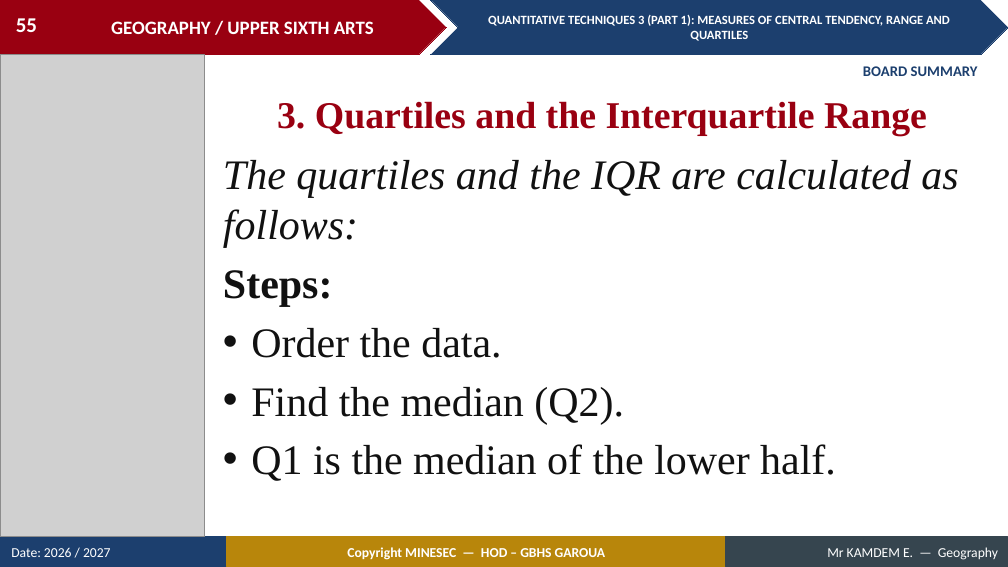
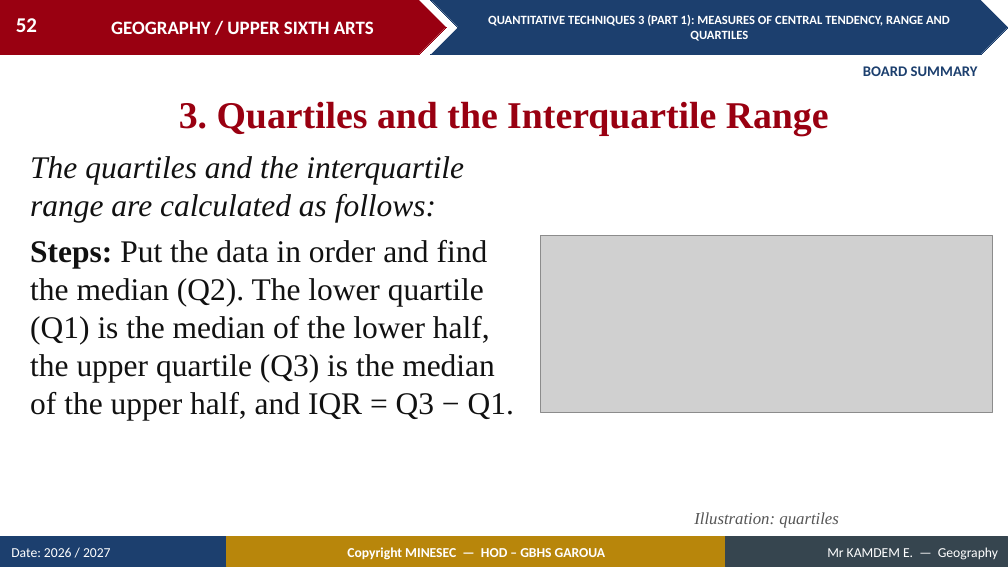
Before and after one commit to Berthautk/linea-github, a slide deck: slide 52 of lecons/USA/Practical Geography/12_USA_PRA_QT03a_Measures_of_Central_Tendency_Range_and_Quartiles.pptx (slide 55 before the commit). Drawn at 1008x567 pixels with LibreOffice and Linux fonts; fonts in the diff are those of the drawing; grey boxes stand for pictures. Boxes give left, top, right and bottom in pixels: in the first picture for what was removed or moved away, otherwise in the second. Text is boxed around its words. In the diff, an @@ line names an element or a change of style, - is before the commit and + after.

```diff
--- a/lecons/USA/Practical Geography/12_USA_PRA_QT03a_Measures_of_Central_Tendency_Range_and_Quartiles.pptx
+++ b/lecons/USA/Practical Geography/12_USA_PRA_QT03a_Measures_of_Central_Tendency_Range_and_Quartiles.pptx
@@ page number at (16, 18, 37, 32): text changed @@
-55
+52
@@ picture removed at (0, 54, 204, 537) @@
@@ text "3. Quartiles and the Interquartile ...": place and size @@
-text "3. Quartiles and the Interquartile ..." at (277, 101, 927, 136)
+text "3. Quartiles and the Interquartile ..." at (179, 101, 829, 136)
@@ text at (30, 156, 514, 420): text changed; size 40 to 30 pt @@
-The quartiles and the IQR are calculated as follows:
-Steps:
-• Order the data.
-• Find the median (Q2).
-• Q1 is the median of the lower half.
+The quartiles and the interquartile range are calculated as follows:
+Steps: Put the data in order and find the median (Q2). The lower quartile (Q1) is the median of the lower half, the upper quartile (Q3) is the median of the upper half, and IQR = Q3 − Q1.
@@ picture added at (541, 236, 993, 413) @@
@@ text added at (694, 512, 839, 528), 16 pt, text #555555, italic @@
+Illustration: quartiles
```
Also in this commit, not shown: 16 other slides changed, 4 slides removed, 7 other files.
